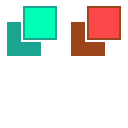
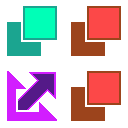
The second 128 x 128 image is a revision of the first. Changes to its layers:
added layer "Layer 3" above "Layer 2" over [7, 71, 57, 121]
added layer "Layer 2" above "Layer 1" over [71, 71, 121, 121]
